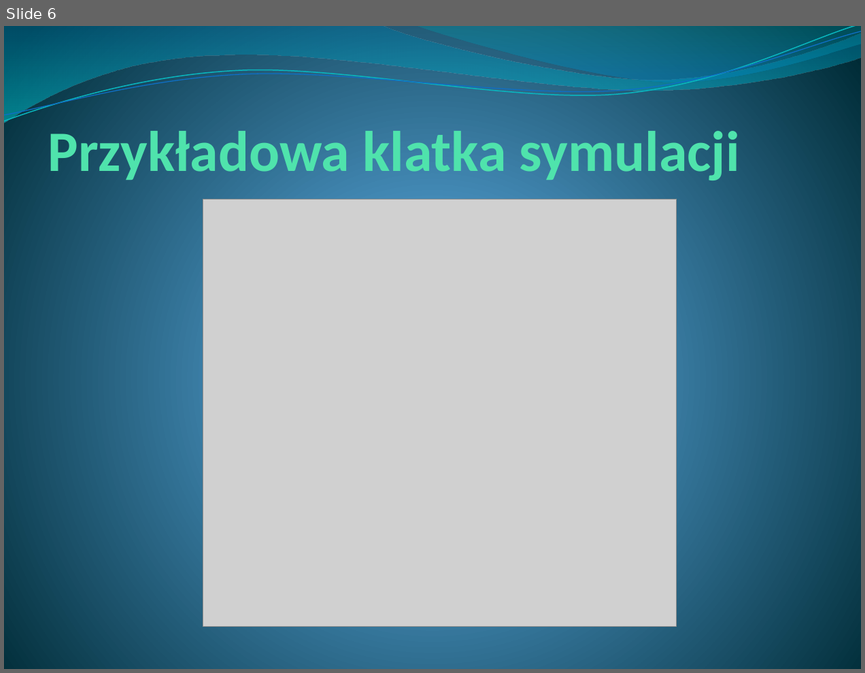
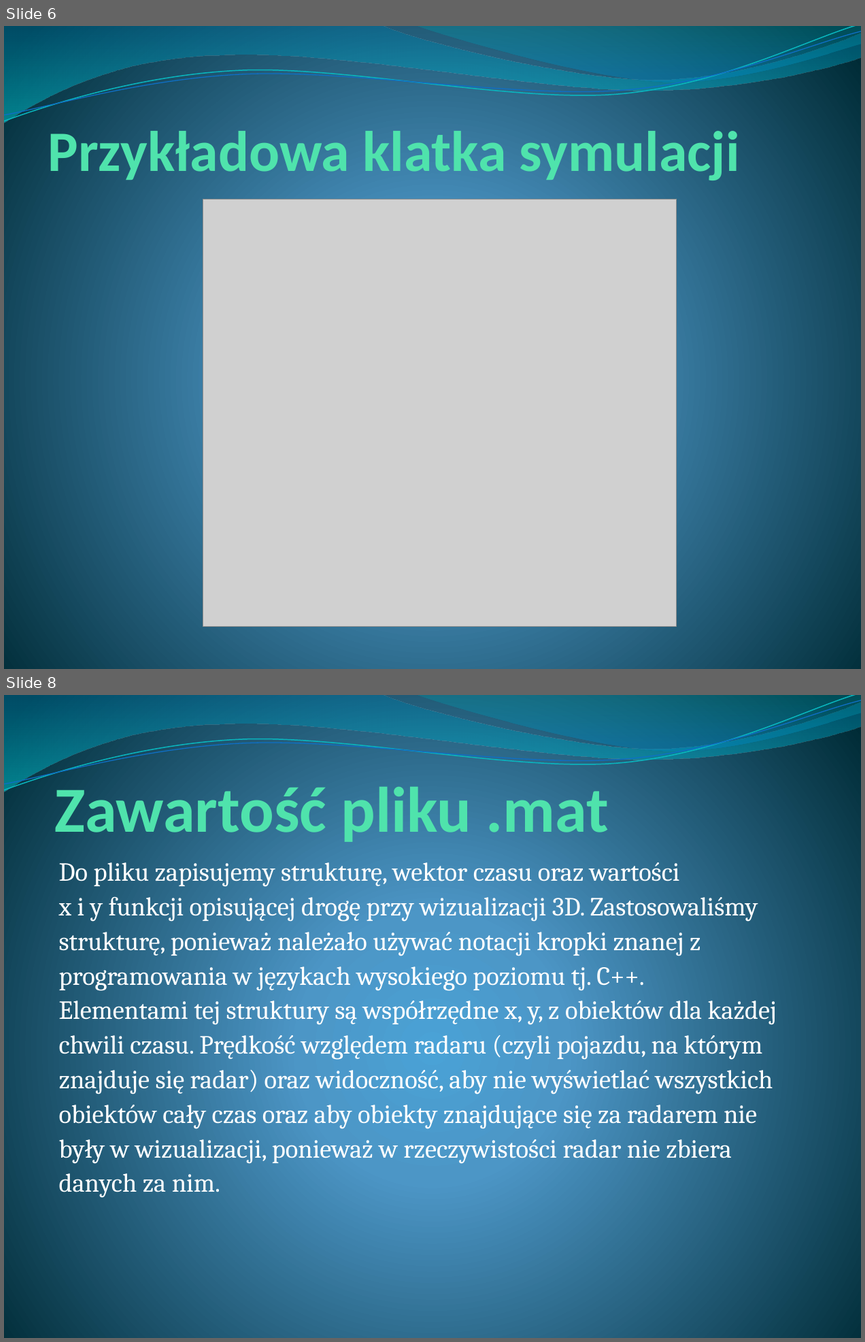
Before and after one commit to styczen/AP_Radar, a slide deck: prezentacja.pptx. Shown one above the other, each under a label of ours: slide 6 before the commit, slides 6 and 8 after it; the slides between them are not shown. The pictures are 865x673 and 865x1342 pixels, drawn with LibreOffice and Linux fonts; fonts in the diff are those of the drawing; grey boxes stand for pictures. Boxes give left, top, right and bottom in pixels: in the first picture for what was removed or moved away, otherwise in the second. Text is boxed around its words. In the diff, an @@ line names an element or a change of style, - is before the commit and + after.

```diff
--- a/prezentacja.pptx
+++ b/prezentacja.pptx
@@ slide 8 added at bbox=[4, 695, 861, 1338], background gradient #4AA0D6 to #4C98C7 to #002C38; not listed: 4 template elements that a slide beside it also shows @@
@@ title added at bbox=[54, 778, 609, 847], 54 pt, text #50E3AC, bold @@
+Zawartość pliku .mat
@@ text added at bbox=[59, 862, 776, 1198], 22 pt, text #FFFFFF @@
+Do pliku zapisujemy strukturę, wektor czasu oraz wartości
+x i y funkcji opisującej drogę przy wizualizacji 3D. Zastosowaliśmy strukturę, ponieważ należało używać notacji kropki znanej z programowania w językach wysokiego poziomu tj. C++. Elementami tej struktury są współrzędne x, y, z obiektów dla każdej chwili czasu. Prędkość względem radaru (czyli pojazdu, na którym znajduje się radar) oraz widoczność, aby nie wyświetlać wszystkich obiektów cały czas oraz aby obiekty znajdujące się za radarem nie były w wizualizacji, ponieważ w rzeczywistości radar nie zbiera danych za nim.
```
Also in this commit, not shown: 2 slides changed, 3 other slides added, 3 slides removed, 3 other files.
